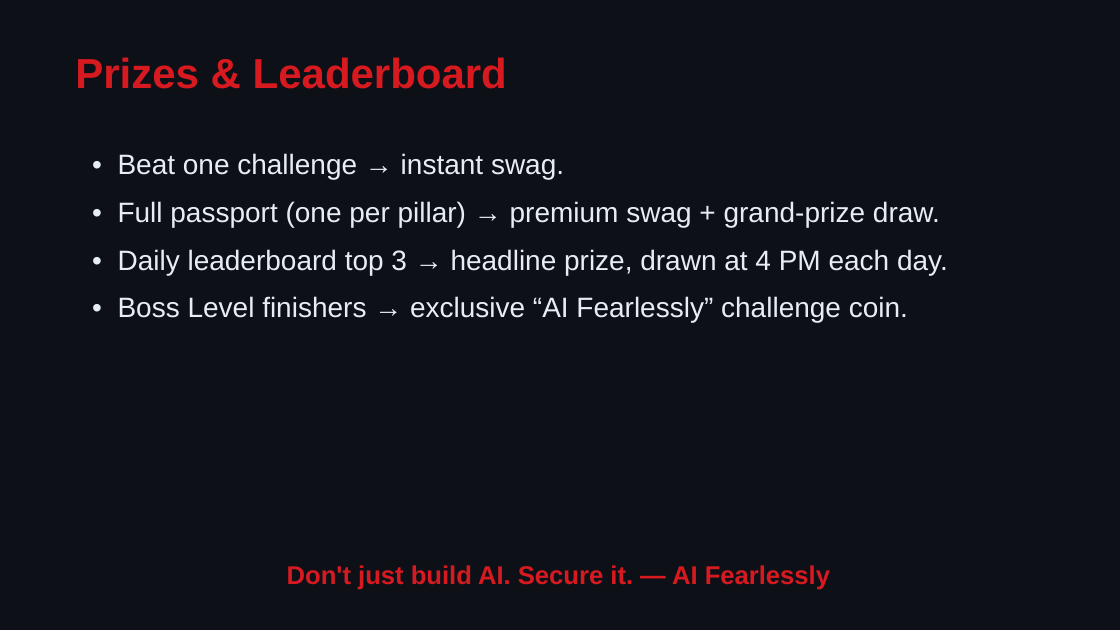
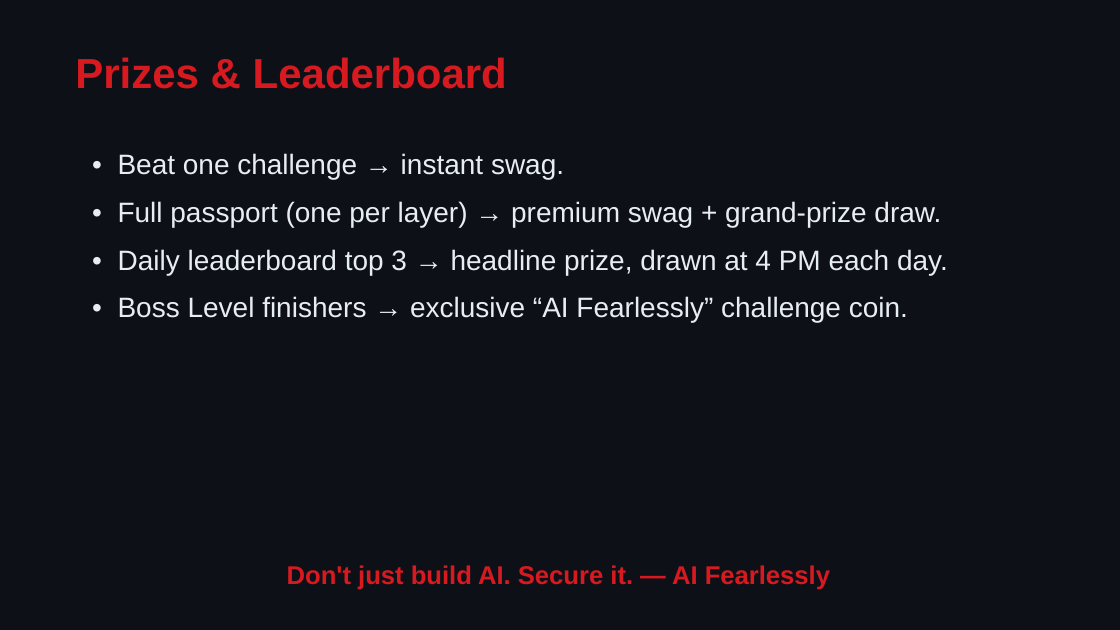
Before and after one commit to girdav01/AIDemo, a slide deck: slide 7 of dist/AI4_VisionOne_Challenge_BoothScreen.pptx. Drawn at 1120x630 pixels with LibreOffice and Linux fonts; fonts in the diff are those of the drawing. Boxes give left, top, right and bottom in pixels: in the first picture for what was removed or moved away, otherwise in the second. Text is boxed around its words. In the diff, an @@ line names an element or a change of style, - is before the commit and + after.

```diff
--- a/dist/AI4_VisionOne_Challenge_BoothScreen.pptx
+++ b/dist/AI4_VisionOne_Challenge_BoothScreen.pptx
@@ text at box(118, 201, 941, 227): text changed @@
-• Full passport (one per pillar) → premium swag + grand-prize draw.
+• Full passport (one per layer) → premium swag + grand-prize draw.
```
Also in this commit, not shown: 2 other slides changed, 25 other files.
